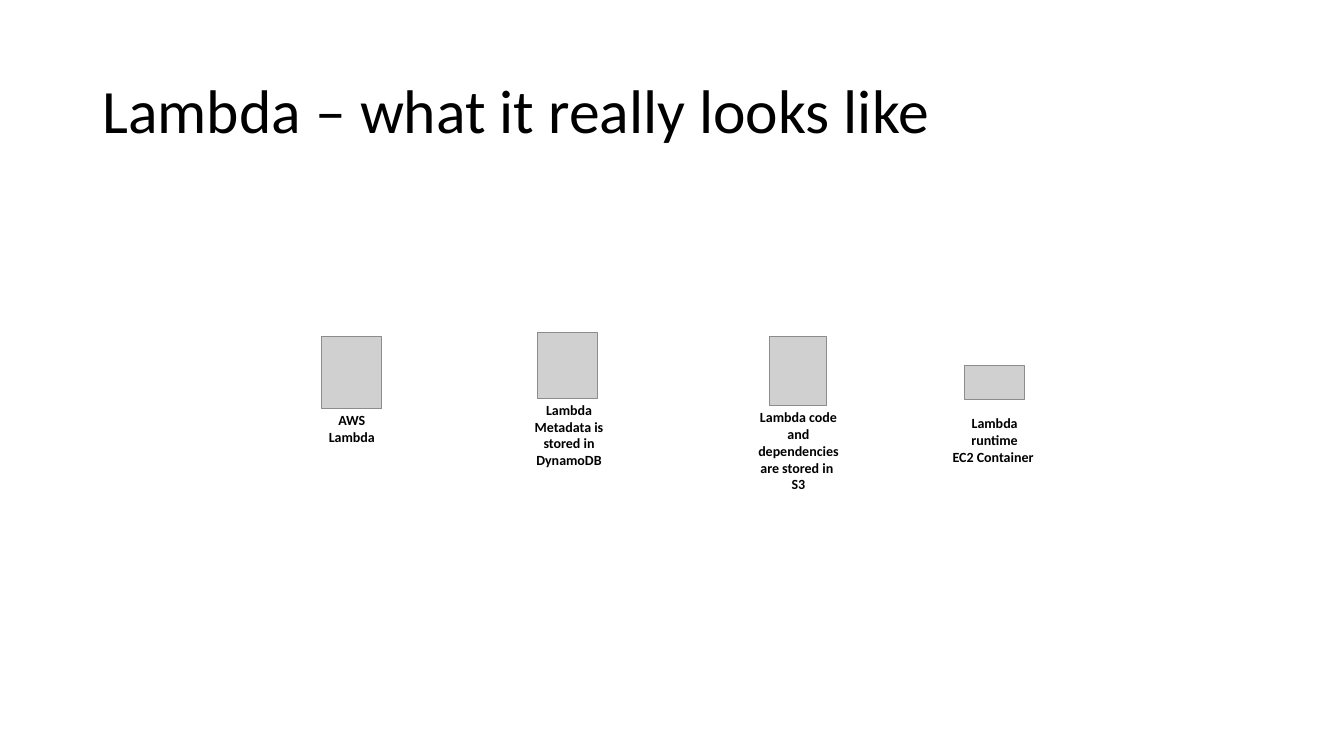
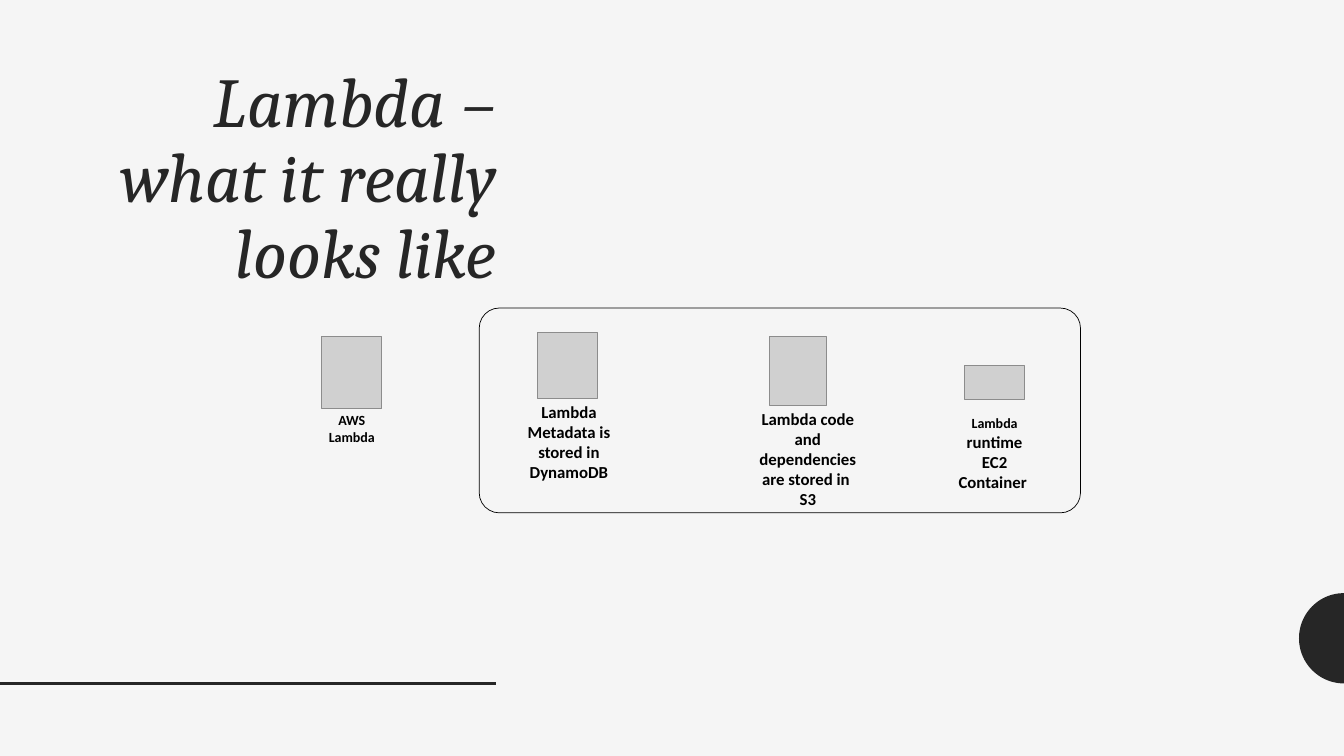
Before and after one commit to adrianpomilio/going-serverless, a slide deck: slide 18 of going-serverless-2017.pptx (slide 8 before the commit). Drawn at 1344x756 pixels with LibreOffice and Linux fonts; fonts in the diff are those of the drawing; grey boxes stand for pictures. Boxes give left, top, right and bottom in pixels: in the first picture for what was removed or moved away, otherwise in the second. Text is boxed around its words. In the diff, an @@ line names an element or a change of style, - is before the commit and + after.

```diff
--- a/going-serverless-2017.pptx
+++ b/going-serverless-2017.pptx
@@ background #FFFFFF to #F5F5F5 @@
@@ title "Lambda – what it really ..." moved from (x1=102, y1=90, x2=929, y2=143) to (x1=121, y1=78, x2=497, y2=279) @@
@@ title "Lambda – what it really ..." at (x1=121, y1=78, x2=497, y2=279): size 44 to 50 pt, font Calibri to Cambria, text colour #000000 to #262626, italic on; alignment left to right; vertical alignment middle to top @@
@@ rounded rectangle added at (x1=479, y1=309, x2=1080, y2=513), outline #000000 0.5 pt @@
@@ text "Lambda Metadata is stored in ..." at (x1=528, y1=406, x2=610, y2=481): size 10 to 12 pt @@
@@ text "Lambda code and dependencies are ..." at (x1=759, y1=413, x2=856, y2=505): size 10 to 12 pt @@
@@ text "Lambda runtime" at (x1=959, y1=418, x2=1027, y2=488): size 10 to 12 pt in "runtime", "EC2 Container" @@
@@ freeform shape added at (x1=1300, y1=593, x2=1344, y2=684), fill #262626 @@
@@ line added from (0, 684) to (496, 684), #262626 2 pt @@
```
Also in this commit, not shown: 17 other slides changed, 9 slides added, 4 slides removed.
